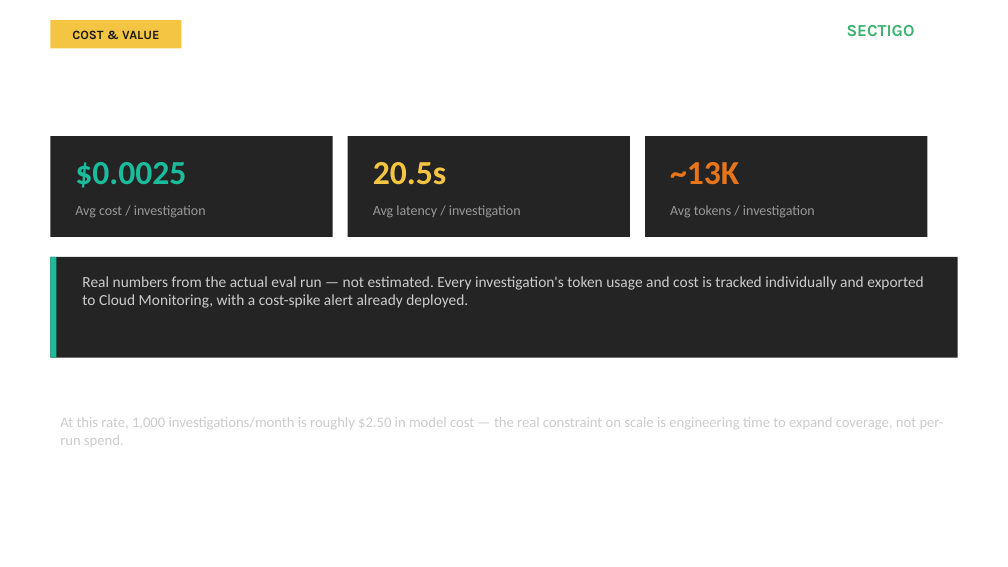
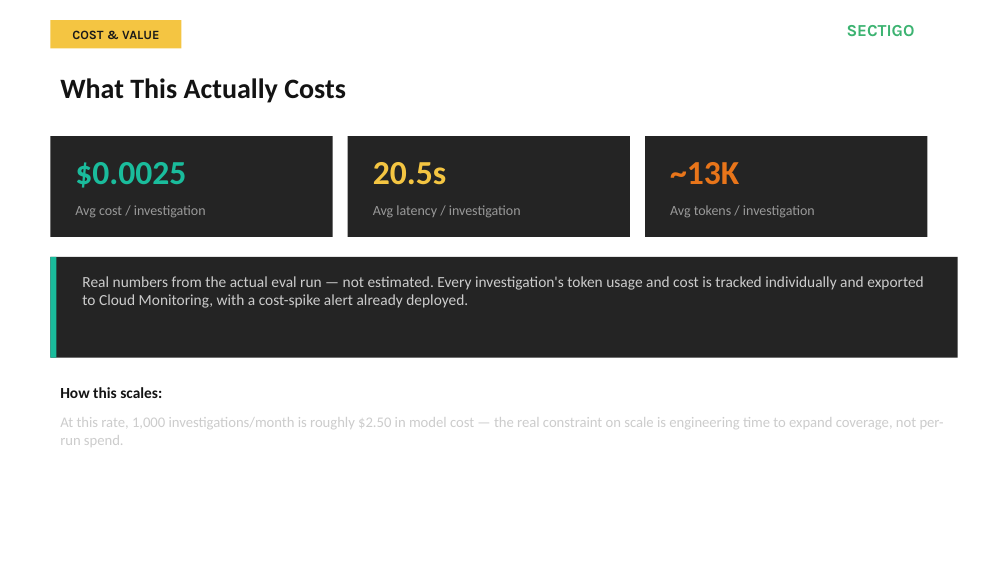
Before and after one commit to AshminPy/sre-agent-gateway, a slide deck: slide 20 of presentation/SRE_Intelligence_Layer_Presentation__GCP_final.pptx (slide 19 before the commit). Drawn at 1008x567 pixels with LibreOffice and Linux fonts; fonts in the diff are those of the drawing. Boxes give left, top, right and bottom in pixels: in the first picture for what was removed or moved away, otherwise in the second. Text is boxed around its words. In the diff, an @@ line names an element or a change of style, - is before the commit and + after.

```diff
--- a/presentation/SRE_Intelligence_Layer_Presentation__GCP_final.pptx
+++ b/presentation/SRE_Intelligence_Layer_Presentation__GCP_final.pptx
@@ text added at <box>60,78,346,103</box>, 20 pt, text #131313, bold @@
+What This Actually Costs
@@ text added at <box>60,387,162,398</box>, 11 pt, text #131313, bold @@
+How this scales:
```
Also in this commit, not shown: 8 other slides changed, 1 slide added.
